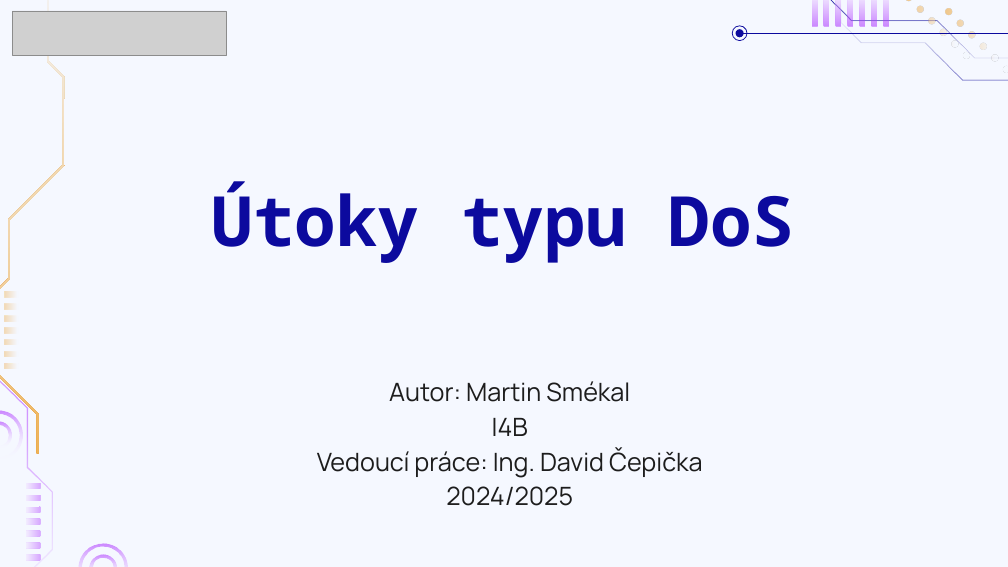
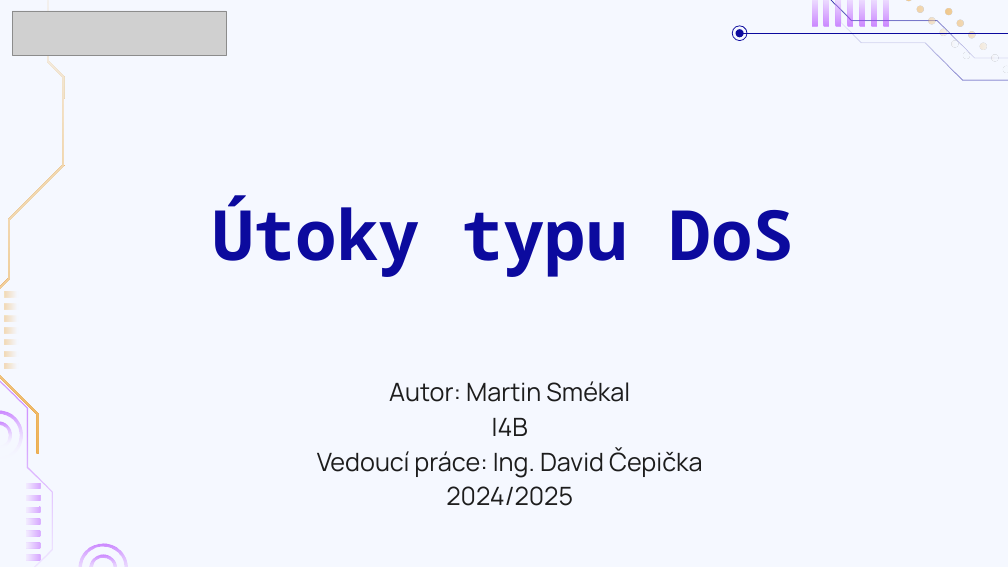
Before and after one commit to CookieKGcz/Dlouhodobka, a slide deck: slide 1 of ~~Dlouhodobka~~/Útoky_typu_DoS.pptx. Drawn at 1008x567 pixels with LibreOffice and Linux fonts; fonts in the diff are those of the drawing; grey boxes stand for pictures; background and template pictures are left out. Boxes give left, top, right and bottom in pixels: in the first picture for what was removed or moved away, otherwise in the second. Text is boxed around its words. In the diff, an @@ line names an element or a change of style, - is before the commit and + after.

```diff
--- a/~~Dlouhodobka~~/Útoky_typu_DoS.pptx
+++ b/~~Dlouhodobka~~/Útoky_typu_DoS.pptx
@@ title "Útoky typu DoS": place and size @@
-title "Útoky typu DoS" at <box>212,181,794,263</box>
+title "Útoky typu DoS" at <box>212,196,795,277</box>
```
Also in this commit, not shown: 3 other slides changed, 11 other files.
